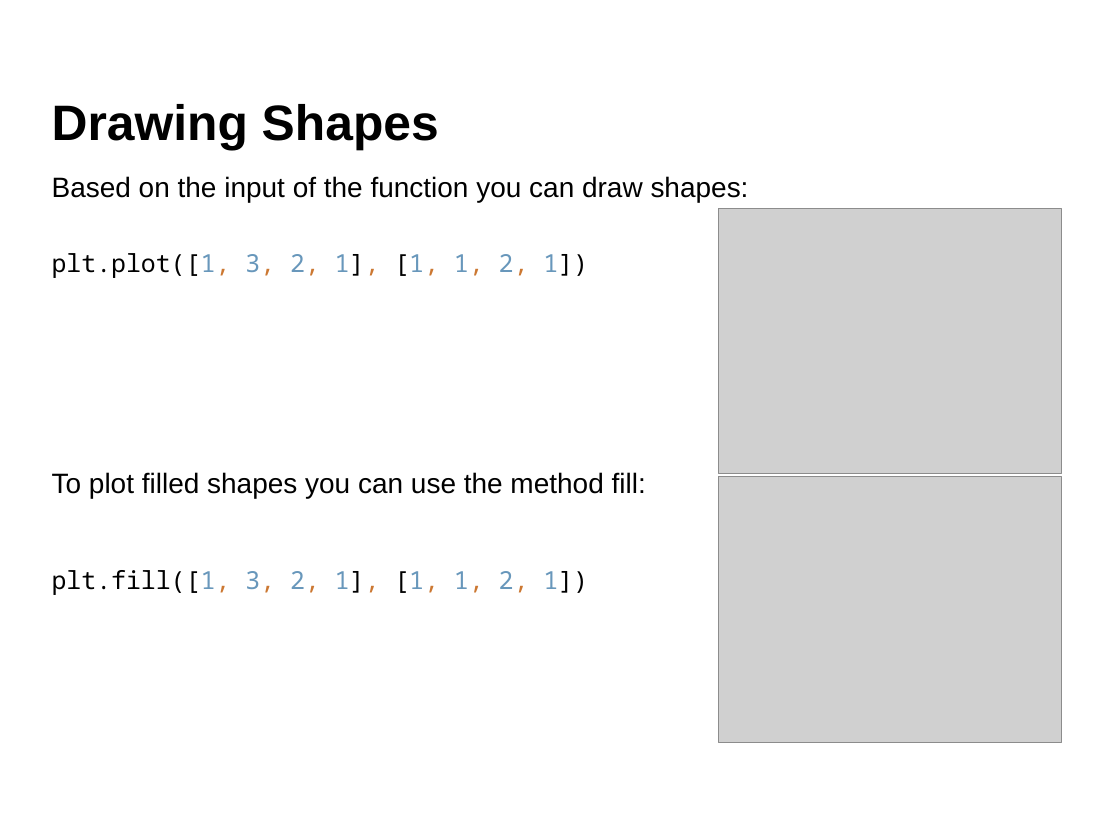
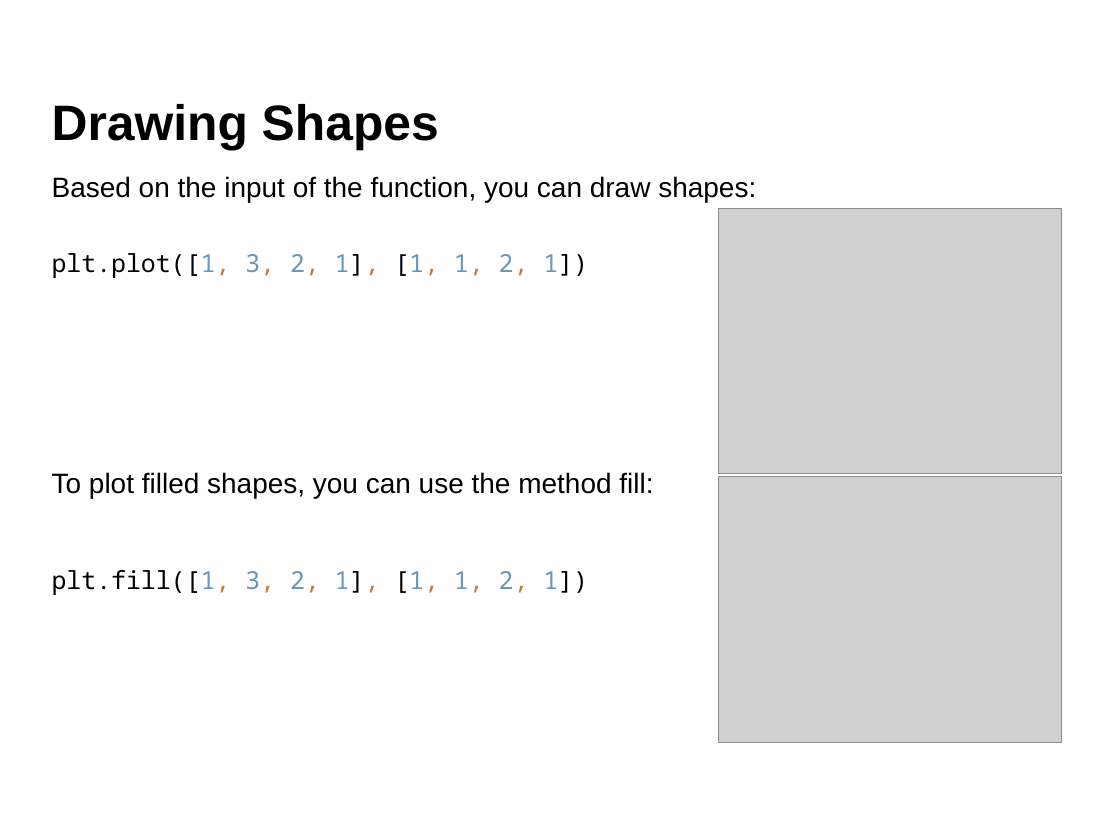
Before and after one commit to aldolipani/CEGE0096, a slide deck: slide 27 of 05 - Week/5 - Geometry with Python.pptx. Drawn at 1120x840 pixels with LibreOffice and Linux fonts; fonts in the diff are those of the drawing; grey boxes stand for pictures; background and template pictures are left out. Boxes give left, top, right and bottom in pixels: in the first picture for what was removed or moved away, otherwise in the second. Text is boxed around its words. In the diff, an @@ line names an element or a change of style, - is before the commit and + after.

```diff
--- a/05 - Week/5 - Geometry with Python.pptx
+++ b/05 - Week/5 - Geometry with Python.pptx
@@ text at (52, 176, 756, 202): text changed @@
-Based on the input of the function you can draw shapes:
+Based on the input of the function, you can draw shapes:
@@ text at (52, 472, 653, 498): text changed @@
-To plot filled shapes you can use the method fill:
+To plot filled shapes, you can use the method fill:
```
Also in this commit, not shown: 13 other slides changed, 6 slides added.
